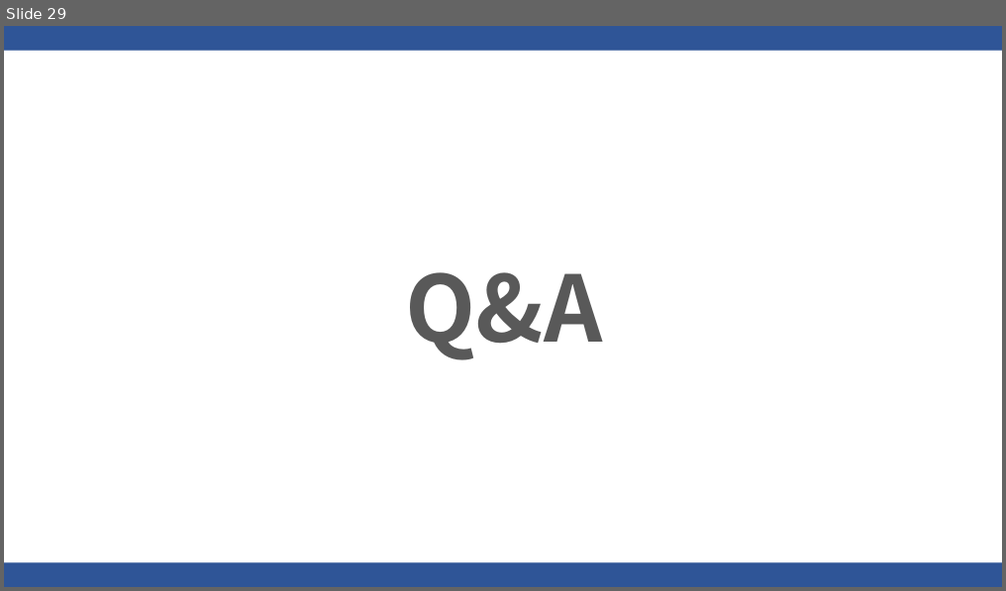
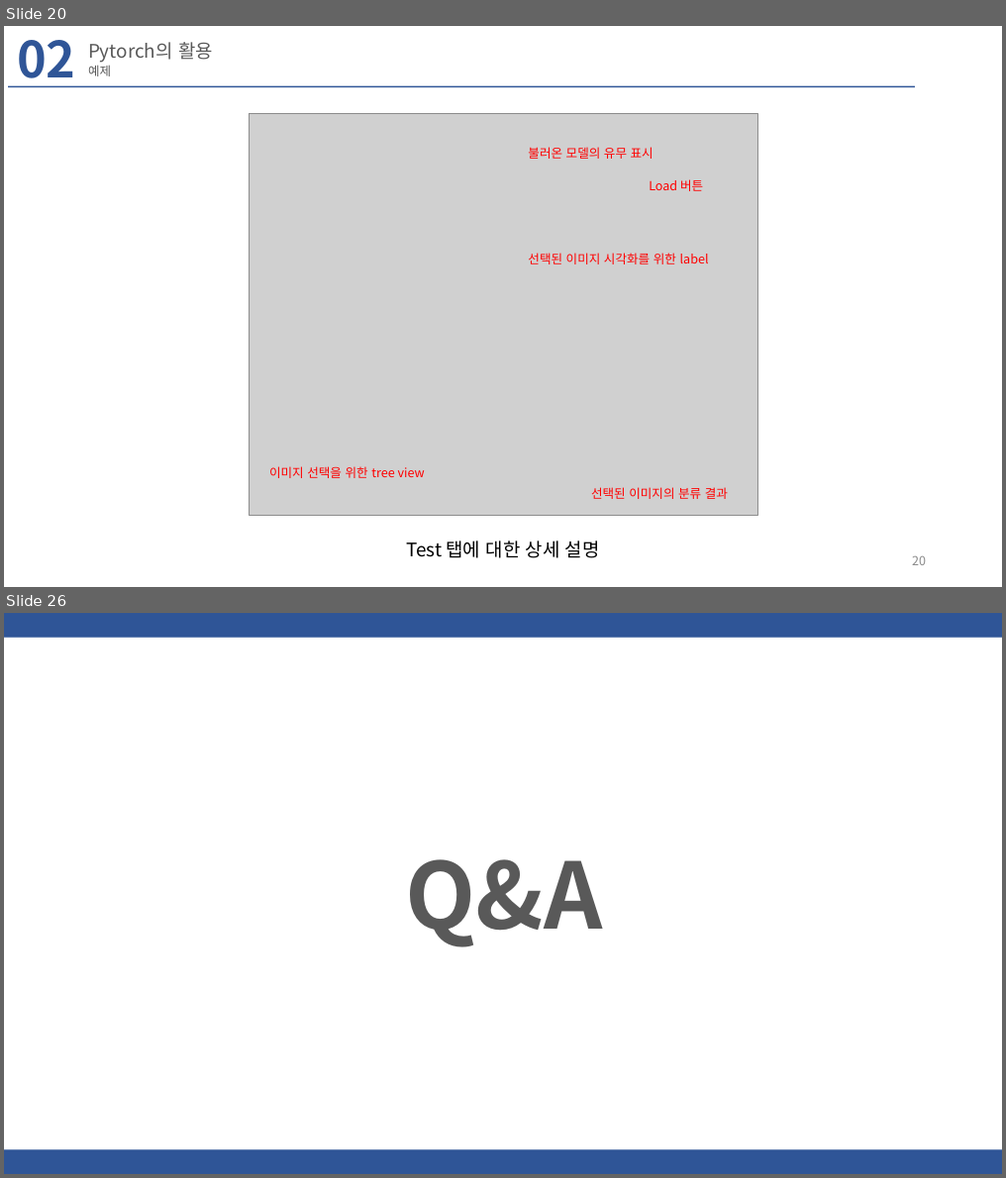
Before and after one commit to hyeonsanghwang/Lab_study, a slide deck: PPT/PyQt5를 이용한 GUI 프로그래밍 03.pptx. Shown one above the other, each under a label of ours: slide 29 before the commit, slides 20 and 26 after it; the slides between them are not shown. The pictures are 1006x591 and 1006x1178 pixels, drawn with LibreOffice and Linux fonts; fonts in the diff are those of the drawing; grey boxes stand for pictures; background and template pictures are left out. Boxes give left, top, right and bottom in pixels: in the first picture for what was removed or moved away, otherwise in the second. Text is boxed around its words. In the diff, an @@ line names an element or a change of style, - is before the commit and + after.

```diff
--- a/PPT/PyQt5를 이용한 GUI 프로그래밍 03.pptx
+++ b/PPT/PyQt5를 이용한 GUI 프로그래밍 03.pptx
@@ slide 20 added at bbox=[4, 26, 1002, 587], background #FFFFFF @@
@@ text added at bbox=[17, 40, 75, 87], 48 pt, text #2F5597, bold @@
+02
@@ title added at bbox=[88, 42, 213, 63], 18 pt, text #595959 @@
+Pytorch의 활용
@@ text added at bbox=[88, 65, 111, 76], 11.9 pt, text #595959 @@
+예제
@@ rectangle added at bbox=[8, 85, 915, 87], fill #2F5597 @@
@@ picture added at bbox=[249, 113, 757, 515] @@
@@ text added at bbox=[528, 147, 653, 159], 12 pt, text #FF0000 @@
+불러온 모델의 유무 표시
@@ text added at bbox=[648, 179, 703, 191], 12 pt, text #FF0000 @@
+Load 버튼
@@ text added at bbox=[528, 253, 709, 265], 12 pt, text #FF0000 @@
+선택된 이미지 시각화를 위한 label
@@ text added at bbox=[269, 467, 425, 478], 12 pt, text #FF0000 @@
+이미지 선택을 위한 tree view
@@ text added at bbox=[591, 487, 728, 499], 12 pt, text #FF0000 @@
+선택된 이미지의 분류 결과
@@ text added at bbox=[406, 541, 600, 559], 18 pt, text #000000 @@
+Test 탭에 대한 상세 설명
@@ page number added at bbox=[912, 557, 926, 566], 12 pt, text #8C8C8C @@
+20
@@ what was slide 29 is now slide 26 @@
```
Also in this commit, not shown: 3 slides changed, 20 other slides added, 24 slides removed, 20 other files.
